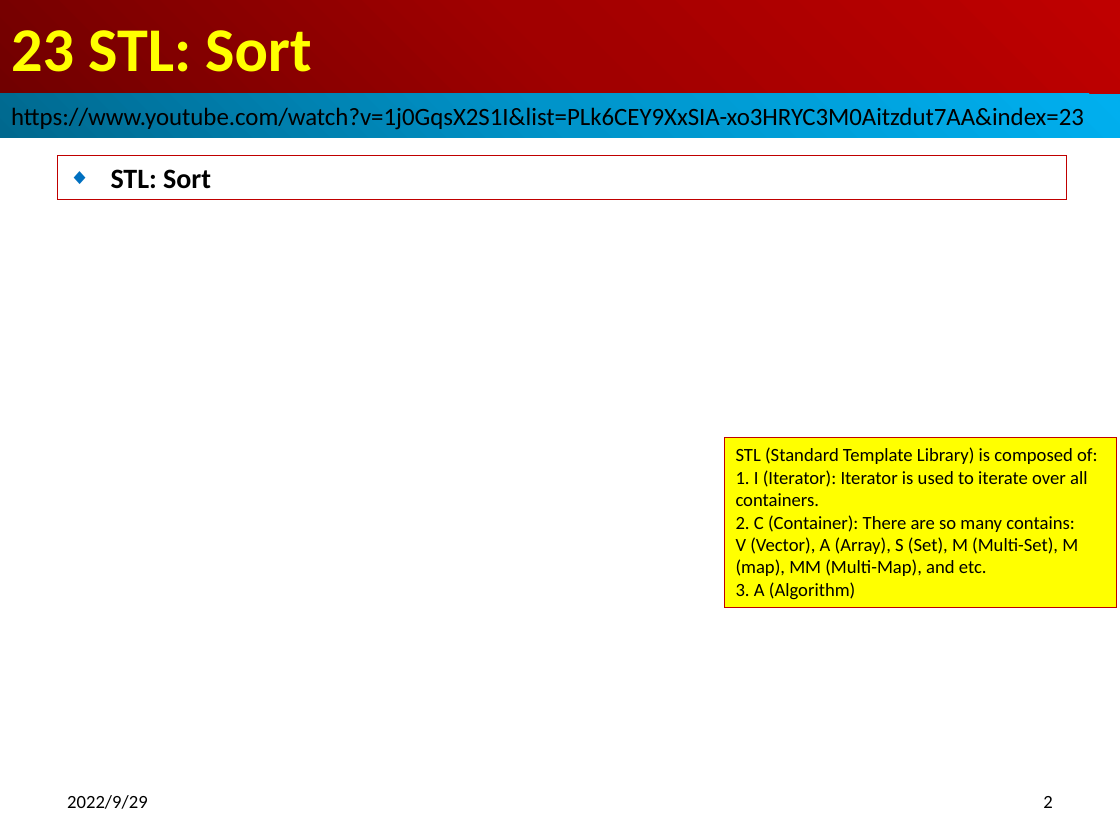
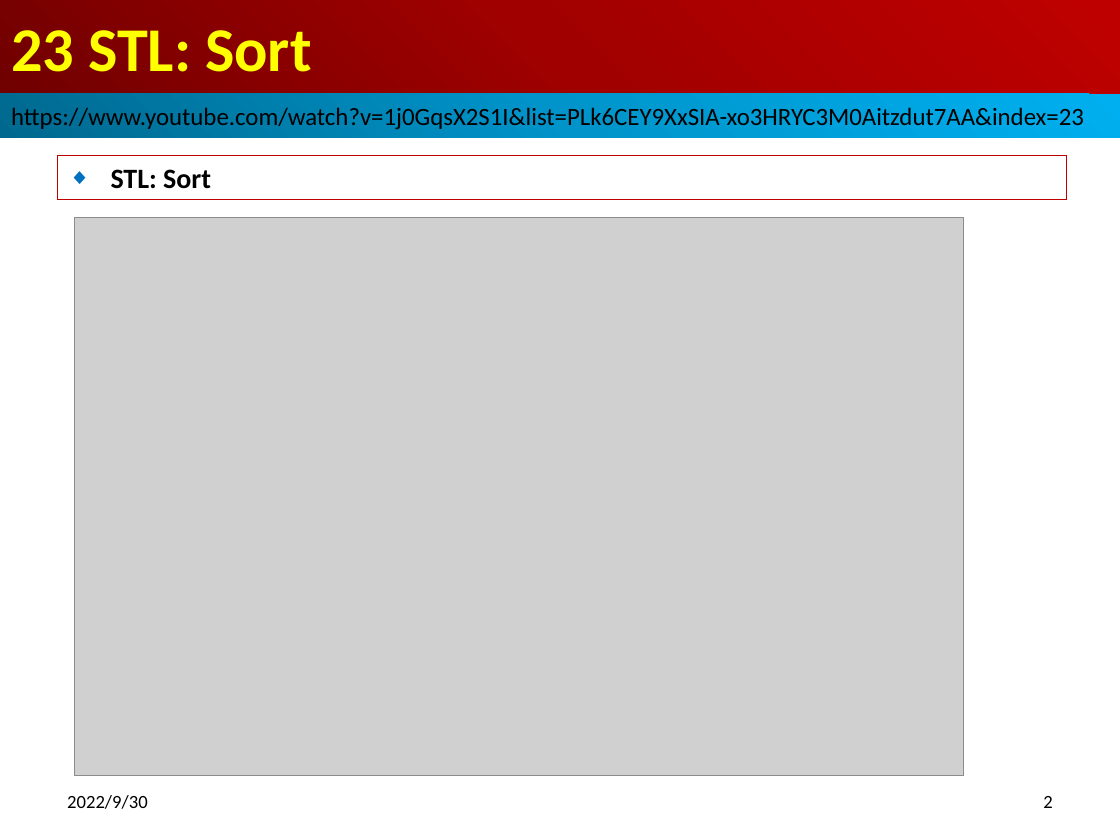
Before and after one commit to peterhchen/012_CPP_STL, a slide deck: slide 2 of 23_Sort.pptx. Drawn at 1120x840 pixels with LibreOffice and Linux fonts; fonts in the diff are those of the drawing; grey boxes stand for pictures. Boxes give left, top, right and bottom in pixels: in the first picture for what was removed or moved away, otherwise in the second. Text is boxed around its words. In the diff, an @@ line names an element or a change of style, - is before the commit and + after.

```diff
--- a/23_Sort.pptx
+++ b/23_Sort.pptx
@@ picture added at (75,217,964,776) @@
@@ rectangle removed at (725,438,1117,607) @@
-STL (Standard Template Library) is composed of:
-1. I (Iterator): Iterator is used to iterate over all containers.
-2. C (Container): There are so many contains:
-V (Vector), A (Array), S (Set), M (Multi-Set), M (map), MM (Multi-Map), and etc.
-3. A (Algorithm)
@@ text at (67,795,148,809): text changed @@
-2022/9/29
+2022/9/30
```
Also in this commit, not shown: 2 other slides changed, 18 slides added, 4 other files.
